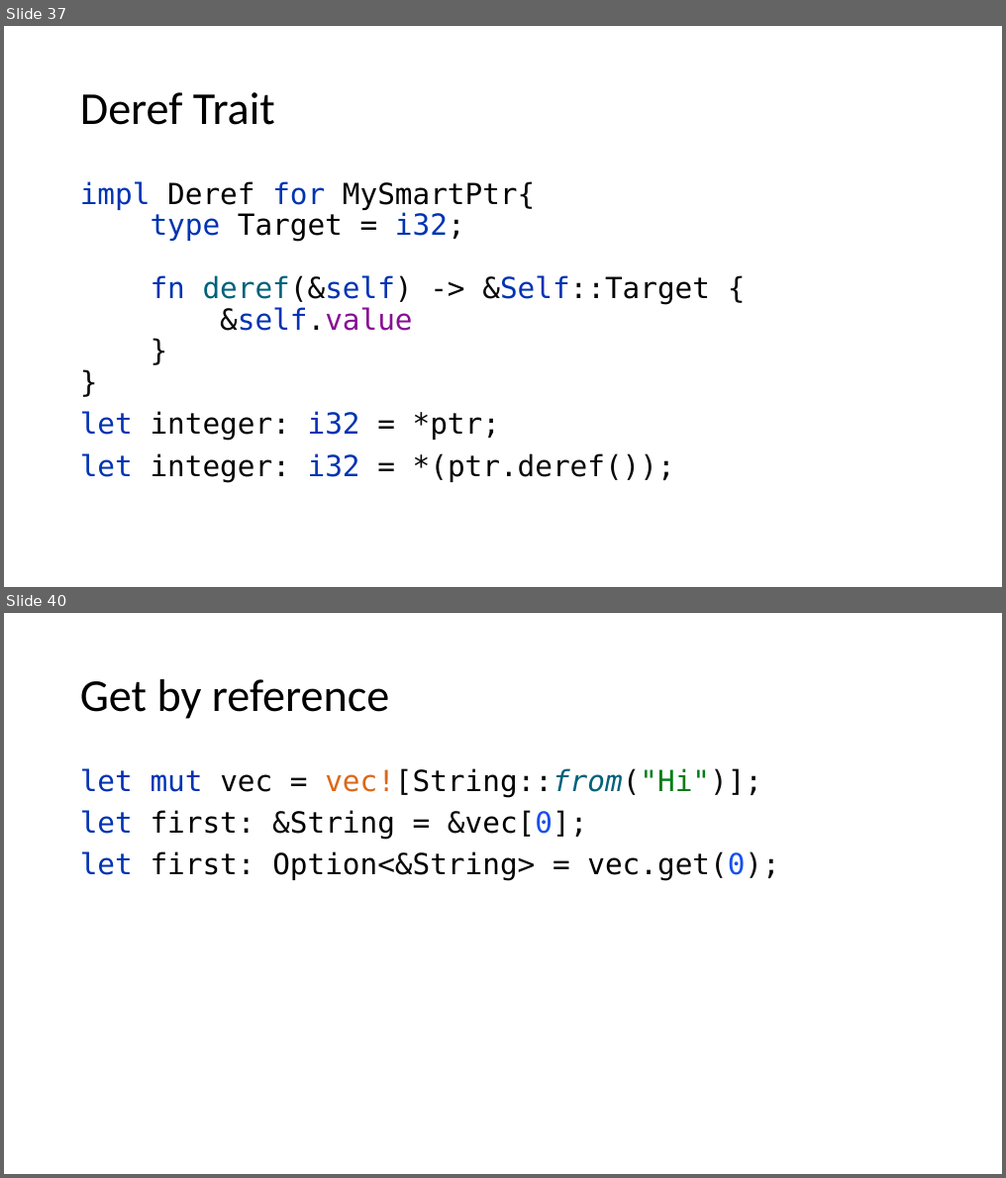
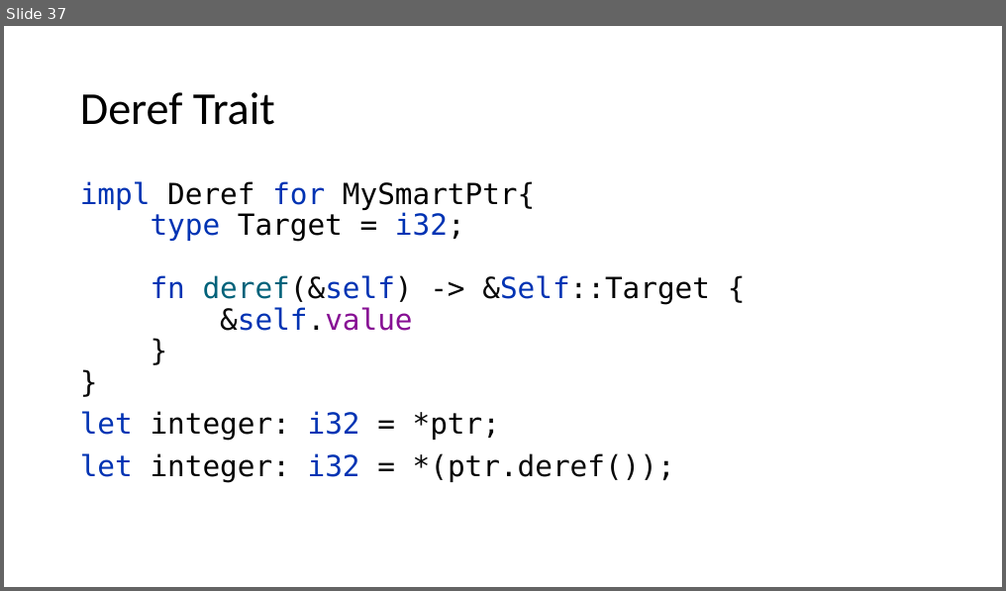
Before and after one commit to kugushev/course-rust-basics, a slide deck: src/05-SmartPointers/05-SmartPointers.pptx. Shown one above the other, each under a label of ours: slides 37 and 40 before the commit, slide 37 after it; the slides between them are not shown. The pictures are 1006x1178 and 1006x591 pixels, drawn with LibreOffice and Linux fonts; fonts in the diff are those of the drawing. Boxes give left, top, right and bottom in pixels: in the first picture for what was removed or moved away, otherwise in the second. Text is boxed around its words. In the diff, an @@ line names an element or a change of style, - is before the commit and + after.

```diff
--- a/src/05-SmartPointers/05-SmartPointers.pptx
+++ b/src/05-SmartPointers/05-SmartPointers.pptx
@@ slide 40 removed at [4, 613, 1002, 1174], background #FFFFFF @@
@@ title removed at [80, 679, 389, 719] @@
-Get by reference
@@ text removed at [80, 768, 779, 880] @@
-let mut vec = vec![String::from("Hi")];
-let first: &String = &vec[0];
-let first: Option<&String> = vec.get(0);
```
Also in this commit, not shown: 1 slide changed, 14 other slides removed, 6 other files.
